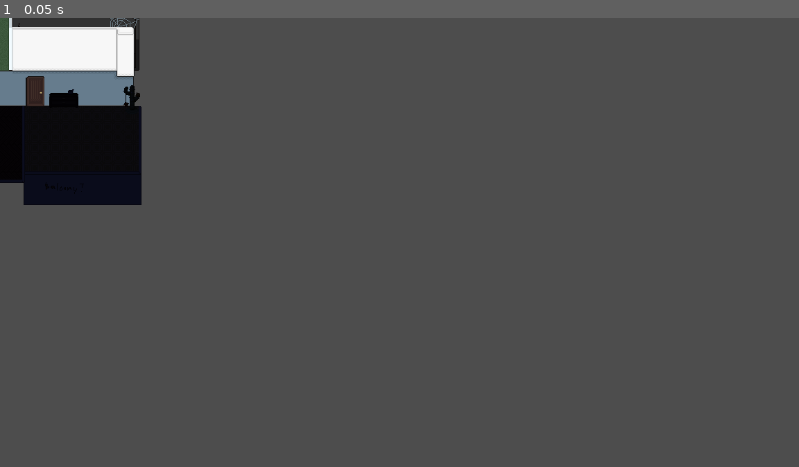
Above: before the commit, frame 1.
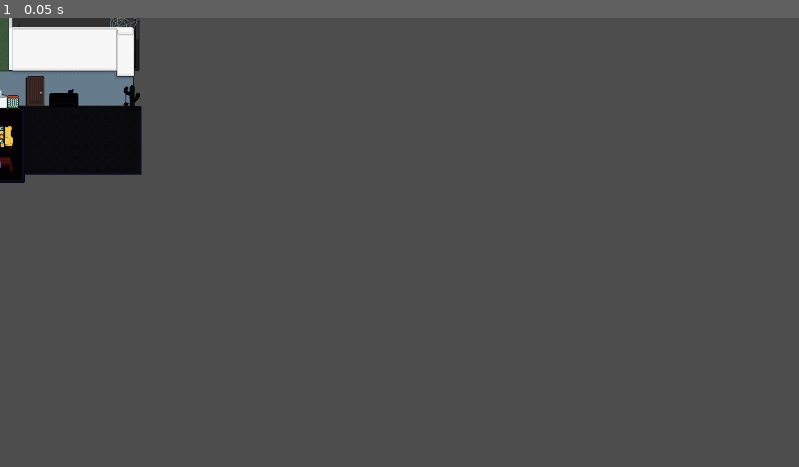
Above: after the commit, the same moment.

Repository: porkbrain/dont-count-the-sheep
Game: Godot game, scene res://assets/scenes/building1_player_floor.tscn
The game is run twice, just before and just after one commit, with the same random seed, the same clock (stepped at 60 frames per second) and the same inputs. The project has no main scene, so this scene is started directly.
Inputs:
- Up to frame 1 (0.05 s): no input

The runs differ from the first frame. In frame 1, 1.2% of the frame differs, in the area x 0-18%, y 16-42%.

Commit message:
new assets

Diff:
--- a/main_game/assets/scenes/building1_player_floor.tscn
+++ b/main_game/assets/scenes/building1_player_floor.tscn
@@ -1,28 +1,35 @@
-[gd_scene load_steps=79 format=3 uid="uid://dyrtqlwb1xtvf"]
-
-[ext_resource type="Texture2D" uid="uid://ciwlf0c0gyyyq" path="res://assets/residential/indoors/player_apartment_bg.png" id="1_70osf"]
-[ext_resource type="Texture2D" uid="uid://kytoyoyhjxxv" path="res://assets/residential/indoors/cloud_atlas.png" id="2_yacc0"]
-[ext_resource type="Texture2D" uid="uid://dn0f5bt32acd5" path="res://assets/residential/indoors/player_apartment_backwall_furniture.png" id="3_e2w78"]
-[ext_resource type="Texture2D" uid="uid://d4gt4aikjid7a" path="res://assets/residential/indoors/meditation_chair.png" id="4_njet2"]
-[ext_resource type="Texture2D" uid="uid://2irnfvapged1" path="res://assets/residential/indoors/winnie_sleeping.png" id="5_u86a4"]
-[ext_resource type="Texture2D" uid="uid://c44rfsmy150fo" path="res://assets/residential/indoors/winnie_meditating.png" id="6_5id1h"]
-[ext_resource type="Texture2D" uid="uid://d07qq5e0nd3h1" path="res://assets/residential/indoors/toilet.png" id="7_3q0vg"]
-[ext_resource type="Texture2D" uid="uid://2nr502qjl1fn" path="res://assets/residential/indoors/hallway1.png" id="8_uh48f"]
-[ext_resource type="Texture2D" uid="uid://cq4dga042qxr" path="res://assets/residential/indoors/elevator_atlas.png" id="9_hc3bl"]
-[ext_resource type="Texture2D" uid="uid://cqsdb5tp644w6" path="res://assets/environment/vending_machine_atlas.png" id="10_sp5dx"]
-[ext_resource type="Texture2D" uid="uid://bycuegh5eiofi" path="res://assets/residential/indoors/cupboard1.png" id="11_iijqm"]
-[ext_resource type="Texture2D" uid="uid://btsd7or6tk701" path="res://assets/residential/indoors/laundry_basket.png" id="12_b5il1"]
-[ext_resource type="Texture2D" uid="uid://kbsekm7v1fbk" path="res://assets/residential/indoors/shoerack.png" id="13_7ojeu"]
-[ext_resource type="Texture2D" uid="uid://cxrax8hnp6oxo" path="res://assets/residential/indoors/kitchen_table.png" id="14_aqp0s"]
-[ext_resource type="Texture2D" uid="uid://iwunrdjegi2a" path="res://assets/residential/indoors/brown_light_door_atlas.png" id="15_8oxyo"]
-[ext_resource type="Texture2D" uid="uid://mn6fsc2pn682" path="res://assets/residential/indoors/fridge.png" id="16_0n6p3"]
-[ext_resource type="Texture2D" uid="uid://3212443mchtu" path="res://assets/residential/indoors/brown_dark_door_atlas.png" id="17_mm1s1"]
-[ext_resource type="Texture2D" uid="uid://p6o4g707hml2" path="res://assets/environment/package.png" id="18_fe7mm"]
-[ext_resource type="Texture2D" uid="uid://cgv4cowr33sy2" path="res://assets/environment/water_bottle_empty.png" id="19_fe26e"]
-[ext_resource type="Texture2D" uid="uid://cyup11yq6ir8q" path="res://assets/residential/indoors/player_neighbours_bg.png" id="20_alp5o"]
-[ext_resource type="Texture2D" uid="uid://bkv7f7wxjfce5" path="res://assets/residential/indoors/cupboard2.png" id="21_vnmpr"]
-[ext_resource type="Texture2D" uid="uid://cs2tcnoaxbeyx" path="res://assets/environment/can.png" id="22_i1pqp"]
-[ext_resource type="Texture2D" uid="uid://cut0xsw6oogl2" path="res://assets/residential/indoors/skrabadlo.png" id="23_kalpq"]
+[gd_scene load_steps=86 format=3 uid="uid://dyrtqlwb1xtvf"]
+
+[ext_resource type="Texture2D" uid="uid://bnqtsambvpfxr" path="res://assets/residential/indoors/player_apartment_bg.png" id="1_70osf"]
+[ext_resource type="Texture2D" uid="uid://vjrort40gbtp" path="res://assets/residential/indoors/cloud_atlas.png" id="2_yacc0"]
+[ext_resource type="Texture2D" uid="uid://dw7ycks4ocdi3" path="res://assets/residential/indoors/player_apartment_backwall_furniture.png" id="3_e2w78"]
+[ext_resource type="Texture2D" uid="uid://bt7s2d3mqb5q5" path="res://assets/residential/indoors/meditation_chair.png" id="4_njet2"]
+[ext_resource type="Texture2D" uid="uid://chxk4vf038lwr" path="res://assets/residential/indoors/winnie_sleeping.png" id="5_u86a4"]
+[ext_resource type="Texture2D" uid="uid://bub5mvfhprlwr" path="res://assets/residential/indoors/winnie_meditating.png" id="6_5id1h"]
+[ext_resource type="Texture2D" uid="uid://cy2uenx3ka0m7" path="res://assets/residential/indoors/toilet.png" id="7_3q0vg"]
+[ext_resource type="Texture2D" uid="uid://bwnf0jk7b6fjo" path="res://assets/residential/indoors/hallway1.png" id="8_uh48f"]
+[ext_resource type="Texture2D" uid="uid://bfqm58ggdqvps" path="res://assets/residential/indoors/elevator_atlas.png" id="9_hc3bl"]
+[ext_resource type="Texture2D" uid="uid://cucclesngt72y" path="res://assets/environment/vending_machine_atlas.png" id="10_sp5dx"]
+[ext_resource type="Texture2D" uid="uid://isvggywplh28" path="res://assets/residential/indoors/cupboard1.png" id="11_iijqm"]
+[ext_resource type="Texture2D" uid="uid://bx8bftj8gtpq7" path="res://assets/residential/indoors/laundry_basket.png" id="12_b5il1"]
+[ext_resource type="Texture2D" uid="uid://dvwb0f5ospqe2" path="res://assets/residential/indoors/shoerack.png" id="13_7ojeu"]
+[ext_resource type="Texture2D" uid="uid://bfe326eekse0g" path="res://assets/residential/indoors/kitchen_table.png" id="14_aqp0s"]
+[ext_resource type="Texture2D" uid="uid://o3lvnnwlx58x" path="res://assets/residential/indoors/brown_light_door_atlas.png" id="15_8oxyo"]
+[ext_resource type="Texture2D" uid="uid://c8k0iew7oac88" path="res://assets/residential/indoors/fridge.png" id="16_0n6p3"]
+[ext_resource type="Texture2D" uid="uid://746dhnn7rf8e" path="res://assets/residential/indoors/brown_dark_door_atlas.png" id="17_mm1s1"]
+[ext_resource type="Texture2D" uid="uid://142vyo5apuj2" path="res://assets/environment/package.png" id="18_fe7mm"]
+[ext_resource type="Texture2D" uid="uid://bi5q7b2nayy0w" path="res://assets/environment/water_bottle_empty.png" id="19_fe26e"]
+[ext_resource type="Texture2D" uid="uid://cxtp28isvo36" path="res://assets/residential/indoors/player_neighbours_bg.png" id="20_alp5o"]
+[ext_resource type="Texture2D" uid="uid://ck0d0ox20muxk" path="res://assets/residential/indoors/cupboard2.png" id="21_vnmpr"]
+[ext_resource type="Texture2D" uid="uid://duu1ec5psiv3n" path="res://assets/environment/can.png" id="22_i1pqp"]
+[ext_resource type="Texture2D" uid="uid://dtty1epwmwmed" path="res://assets/residential/indoors/skrabadlo.png" id="23_kalpq"]
+[ext_resource type="Texture2D" uid="uid://cinpx6e0t2ywt" path="res://assets/residential/indoors/sofa_yellow.png" id="24_tij75"]
+[ext_resource type="Texture2D" uid="uid://7gj1w81mpy8h" path="res://assets/residential/indoors/chair_yellow.png" id="25_o5v0o"]
+[ext_resource type="Texture2D" uid="uid://c54ja72cv37g2" path="res://assets/residential/indoors/coffee_table.png" id="26_trfib"]
+[ext_resource type="Texture2D" uid="uid://ct0u616o3oc8x" path="res://assets/residential/indoors/green_kitchen_set.png" id="27_oe34g"]
+[ext_resource type="Texture2D" uid="uid://cyywe12pvg8wd" path="res://assets/residential/indoors/blue_bed.png" id="28_6pfto"]
+[ext_resource type="Texture2D" uid="uid://cskl5m8h5o3n8" path="res://assets/environment/beer.png" id="29_t2bpu"]
+[ext_resource type="Texture2D" uid="uid://bmvpodknaiv1g" path="res://assets/environment/fruit_bowl.png" id="30_3c4bq"]
 
 [sub_resource type="AtlasTexture" id="AtlasTexture_nte4w"]
 atlas = ExtResource("2_yacc0")
@@ -624,3 +631,31 @@
 position = Vector2(-192, 76)
 
 [node name="Point" type="Node" parent="Points/InElevator"]
+
+[node name="SofaYellow" type="Sprite2D" parent="."]
+position = Vector2(-10, 172)
+texture = ExtResource("24_tij75")
+
+[node name="ChairYellow" type="Sprite2D" parent="."]
+position = Vector2(-59, 189)
+texture = ExtResource("25_o5v0o")
+
+[node name="CoffeeTable" type="Sprite2D" parent="."]
+position = Vector2(-10, 208)
+texture = ExtResource("26_trfib")
+
+[node name="GreenKitchenSet" type="Sprite2D" parent="."]
+position = Vector2(-9, 120)
+texture = ExtResource("27_oe34g")
+
+[node name="BlueBed" type="Sprite2D" parent="."]
+position = Vector2(-263, 143)
+texture = ExtResource("28_6pfto")
+
+[node name="Beer" type="Sprite2D" parent="."]
+position = Vector2(-12, 197)
+texture = ExtResource("29_t2bpu")
+
+[node name="FruitBowl" type="Sprite2D" parent="."]
+position = Vector2(-26, 200)
+texture = ExtResource("30_3c4bq")
--- a/main_game/assets/scenes/downtown.tscn
+++ b/main_game/assets/scenes/downtown.tscn
@@ -16,8 +16,10 @@
 [ext_resource type="Texture2D" uid="uid://djrcy48yl8ego" path="res://assets/downtown/mall.png" id="13_jgs6s"]
 [ext_resource type="Texture2D" uid="uid://bprq7kf7j27if" path="res://assets/downtown/sipek.png" id="14_6c1wy"]
 [ext_resource type="Texture2D" uid="uid://b7r70khewajh0" path="res://assets/downtown/lamp.png" id="14_8uy80"]
+[ext_resource type="Texture2D" uid="uid://c0omccqp4eqfx" path="res://assets/downtown/weed.png" id="16_6vem6"]
 [ext_resource type="Texture2D" uid="uid://d3swa0vc5iitv" path="res://assets/downtown/briza.png" id="16_xr53b"]
 [ext_resource type="Texture2D" uid="uid://lgsyrvis4y80" path="res://assets/downtown/wired_fence.png" id="17_5ai3x"]
+[ext_resource type="Texture2D" uid="uid://sdlblu0np1tm" path="res://assets/downtown/sprout.png" id="17_qyuai"]
 [ext_resource type="Texture2D" uid="uid://bneahsxtb6wpe" path="res://assets/downtown/front_field.png" id="18_yr0u5"]
 [ext_resource type="Texture2D" uid="uid://bq3fw5e27w801" path="res://assets/downtown/house_plantshoptrio.png" id="19_fdu3c"]
 [ext_resource type="Texture2D" uid="uid://brvijlucyh2jx" path="res://assets/downtown/tree_pot.png" id="20_kpivv"]
@@ -44,6 +46,10 @@
 [ext_resource type="Texture2D" uid="uid://b3k4s743uhvpa" path="res://assets/downtown/white_van.png" id="42_gumcj"]
 [ext_resource type="Texture2D" uid="uid://c8evra3g3jreh" path="res://assets/downtown/orange_car.png" id="43_rbmlo"]
 [ext_resource type="Texture2D" uid="uid://brapyya5pqurk" path="res://assets/downtown/potted_bush.png" id="44_d0uug"]
+[ext_resource type="Texture2D" uid="uid://dxx6j71ewje3y" path="res://assets/environment/sand_dollar.png" id="47_y13ek"]
+[ext_resource type="Texture2D" uid="uid://btu6osn2fwawr" path="res://assets/environment/sand_dollar_white.png" id="48_etaxq"]
+[ext_resource type="Texture2D" uid="uid://bocqwi765pwlg" path="res://assets/environment/musle.png" id="49_andyj"]
+[ext_resource type="Texture2D" uid="uid://b4h751x5bs34" path="res://assets/environment/mushroom.png" id="50_ubqu6"]
 
 [sub_resource type="AtlasTexture" id="AtlasTexture_5i4a5"]
 atlas = ExtResource("2_vxd7e")
@@ -81,6 +87,13 @@
 position = Vector2(232, 477)
 texture = ExtResource("1_ac7tb")
 
+[node name="Jehlicnan2" type="Sprite2D" parent="DowntownBg"]
+position = Vector2(-713, -898)
+texture = ExtResource("29_j62ep")
+
+[node name="YSort" type="Node2D" parent="DowntownBg/Jehlicnan2"]
+position = Vector2(0, 61)
+
 [node name="CompoundRoot" type="Node2D" parent="."]
 
 [node name="Tower" type="Sprite2D" parent="CompoundRoot"]
@@ -101,6 +114,10 @@
 [node name="YSort" type="Node2D" parent="CompoundRoot/Barn"]
 position = Vector2(-5, 68)
 
+[node name="Sipek" type="Sprite2D" parent="CompoundRoot/Barn"]
+position = Vector2(3, 77)
+texture = ExtResource("14_6c1wy")
+
 [node name="Briza" type="Sprite2D" parent="CompoundRoot"]
 position = Vector2(-880, -437)
 texture = ExtResource("16_xr53b")
@@ -196,6 +213,10 @@
 [node name="YSort" type="Node2D" parent="CompoundRoot/BigTree"]
 position = Vector2(0, 75)
 
+[node name="Weed3" type="Sprite2D" parent="CompoundRoot/BigTree"]
+position = Vector2(13, 79)
+texture = ExtResource("16_6vem6")
+
 [node name="Jehlicnan" type="Sprite2D" parent="CompoundRoot"]
 position = Vector2(-634, -555)
 texture = ExtResource("29_j62ep")
@@ -203,9 +224,9 @@
 [node name="YSort" type="Node2D" parent="CompoundRoot/Jehlicnan"]
 position = Vector2(0, 61)
 
-[node name="Sipek" type="Sprite2D" parent="CompoundRoot"]
-position = Vector2(-137, -572)
-texture = ExtResource("14_6c1wy")
+[node name="Sprout3" type="Sprite2D" parent="CompoundRoot/Jehlicnan"]
+position = Vector2(-7, 63)
+texture = ExtResource("17_qyuai")
 
 [node name="MallRoot" type="Node2D" parent="."]
 
@@ -625,7 +646,7 @@
 texture = ExtResource("41_h1vqy")
 
 [node name="WhiteVan" type="Sprite2D" parent="."]
-position = Vector2(-263, -263)
+position = Vector2(-521, -259)
 texture = ExtResource("42_gumcj")
 
 [node name="YSort" type="Node2D" parent="WhiteVan"]
@@ -634,3 +655,43 @@
 [node name="OrangeCar" type="Sprite2D" parent="."]
 position = Vector2(-960, -192)
 texture = ExtResource("43_rbmlo")
+
+[node name="Weed" type="Sprite2D" parent="."]
+position = Vector2(-738, -617)
+texture = ExtResource("16_6vem6")
+
+[node name="Sprout" type="Sprite2D" parent="."]
+position = Vector2(-316, -600)
+texture = ExtResource("17_qyuai")
+
+[node name="Sprout2" type="Sprite2D" parent="."]
+position = Vector2(-648, -671)
+texture = ExtResource("17_qyuai")
+
+[node name="Weed2" type="Sprite2D" parent="."]
+position = Vector2(-263, -646)
+texture = ExtResource("16_6vem6")
+
+[node name="SandDollar" type="Sprite2D" parent="."]
+position = Vector2(-261, 1319)
+texture = ExtResource("47_y13ek")
+
+[node name="SandDollarWhite" type="Sprite2D" parent="."]
+position = Vector2(296, 1217)
+texture = ExtResource("48_etaxq")
+
+[node name="SandDollar2" type="Sprite2D" parent="."]
+position = Vector2(-986, 1165)
+texture = ExtResource("47_y13ek")
+
+[node name="Musle" type="Sprite2D" parent="."]
+position = Vector2(329, 1239)
+texture = ExtResource("49_andyj")
+
+[node name="Mushroom" type="Sprite2D" parent="."]
+position = Vector2(-438, -692)
+texture = ExtResource("50_ubqu6")
+
+[node name="Mushroom2" type="Sprite2D" parent="."]
+position = Vector2(-285, -982)
+texture = ExtResource("50_ubqu6")
Binary file changed: main_game/assets/downtown/bg.png
Binary file added: main_game/assets/downtown/sprout.png
Binary file added: main_game/assets/downtown/weed.png
Binary file added: main_game/assets/environment/fruit_bowl.png
Binary file added: main_game/assets/environment/mushroom.png
Binary file added: main_game/assets/environment/musle.png
Binary file added: main_game/assets/environment/sand_dollar.png
Binary file added: main_game/assets/environment/sand_dollar_white.png
Binary file added: main_game/assets/environment/toilet_paper.png
Binary file added: main_game/assets/residential/indoors/alien_shelf_atlas.png
Binary file added: main_game/assets/residential/indoors/coffee_table.png
Binary file added: main_game/assets/residential/indoors/green_kitchen_set.png
(and 4 more such lines)
